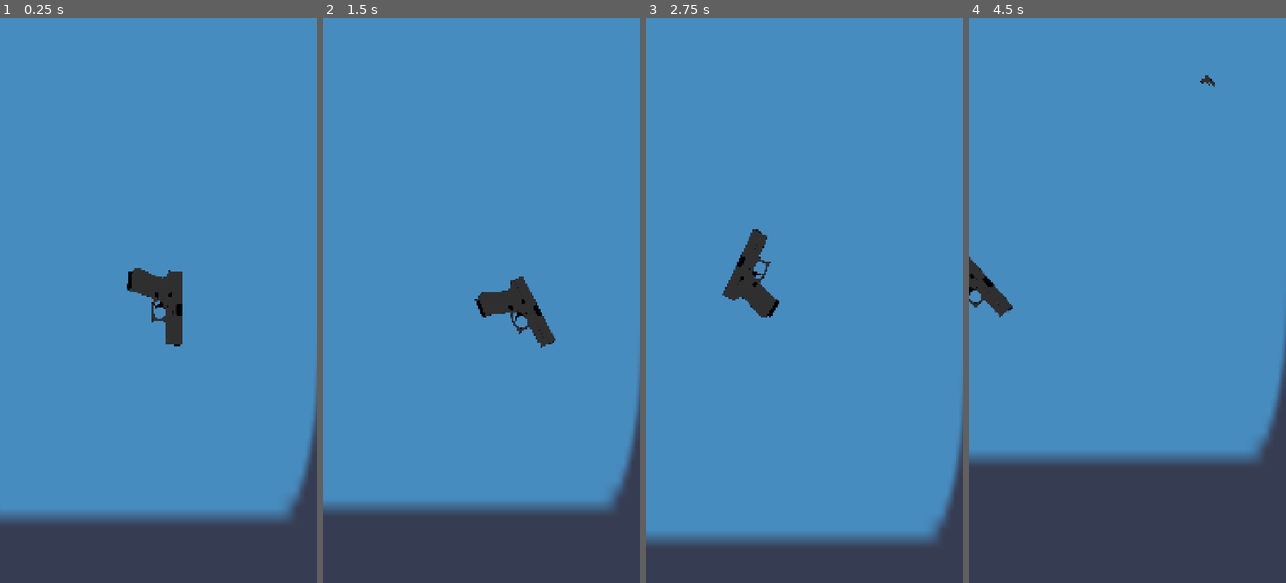
Above: before the commit, frames 1-4 (left to right).
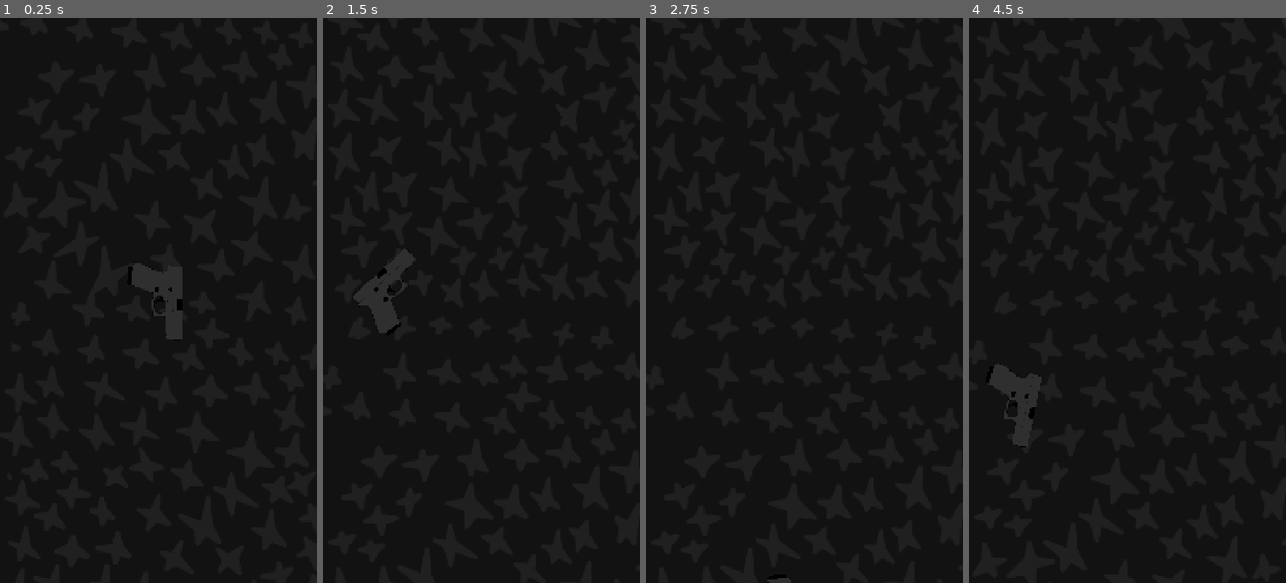
Above: after the commit, the same moments.

Repository: basic-bitch-foundation/shots_fired
Game: Godot game, scene res://main.tscn
Same seed, same stepped clock (60 frames per second), same inputs: the game is played once before the commit and once after it. The engine's default icon, where the game draws it, is replaced by a stand-in: a white triangle on a blue panel in a dark square.
Inputs (mouse positions are in pixels of both pictures, inside the frame that each line leads up to):
- Up to frame 1 (0.25 s): no input
- Up to frame 2 (1.5 s): tap Enter at 0.5 s; move the mouse to (551, 272) at 0.52 s; hold Right 0.53-1.28 s; tap Space at 0.6, 0.77, 1.07 s; click (551, 272) at 0.67 s; move the mouse to (418, 328) at 1.27 s; hold Down from 1.28 s (still down); tap Alt at 1.35 s; click (418, 328) at 1.42 s
- Up to frame 3 (2.75 s): tap Space at 1.52, 1.55, 1.82, 2.3 s; move the mouse to (836, 176) at 2.02 s; release Down at 2.03 s; hold Right from 2.03 s (still down); tap Shift at 2.1 s; click (836, 176) at 2.17 s
- Up to frame 4 (4.5 s): move the mouse to (1111, 413) at 2.77 s; release Right at 2.78 s; hold Up 2.78-3.53 s; tap Space at 2.85, 3.02, 3.32, 3.77, 3.8, 4.07 s; click (1111, 413) at 2.92 s; move the mouse to (1222, 385) at 3.52 s; hold Left from 3.53 s (still down); tap Alt at 3.6 s; click (1222, 385) at 3.67 s; move the mouse to (1032, 215) at 4.27 s; tap Shift at 4.35 s; click (1032, 215) at 4.42 s

The runs differ from the first frame. In frame 1, 99% of the frame differs, in the area x 0-100%, y 0-100%; in frame 2, 100%; in frame 3, 100%; in frame 4, 100%.

Commit message:
check desc.
Added Infine sprite background generation
Add only vertcal and upward camera following of the Gun
Add click then Game start , so gun will be still until click and it startt to play
add a screen shine effect when bullet fires
Add full screen touch support
Add a haptic feedback when fire

Diff:
--- /dev/null
+++ b/background.gd
@@ -0,0 +1,55 @@
+extends Node2D
+
+var cam: Camera2D
+var gun: RigidBody2D
+var tiles: Array = []
+var tile_h: float
+var tmpl_tex: Texture2D
+var tmpl_scale: Vector2
+var tmpl_centered: bool
+var tmpl_x: float
+
+func _ready():
+	cam = get_parent().get_node("Camera2D")
+	gun = get_parent().get_node("Gun")
+
+	var base = get_child(0)
+	if not base:
+		return
+
+	tmpl_tex = base.texture
+	tmpl_scale = base.scale
+	tmpl_centered = base.centered
+	tmpl_x = base.global_position.x
+	tile_h = tmpl_tex.get_height() * tmpl_scale.y
+	tiles.append(base)
+
+func _process(_delta):
+	if not gun or tiles.size() == 0:
+		return
+
+	var top = tiles[0]
+	for t in tiles:
+		if is_instance_valid(t) and t.global_position.y < top.global_position.y:
+			top = t
+
+	if gun.global_position.y < top.global_position.y + tile_h * 0.5:
+		var spr = Sprite2D.new()
+		spr.texture = tmpl_tex
+		spr.scale = tmpl_scale
+		spr.centered = tmpl_centered
+		spr.global_position.x = tmpl_x
+		spr.global_position.y = top.global_position.y - tile_h + 90
+
+		add_child(spr)
+		tiles.append(spr)
+
+	var cull_y = cam.global_position.y + tile_h * 3
+	var cleanup = []
+	for t in tiles:
+		if is_instance_valid(t) and t.global_position.y > cull_y:
+			cleanup.append(t)
+
+	for t in cleanup:
+		tiles.erase(t)
+		t.queue_free()
--- a/camera_2d.gd
+++ b/camera_2d.gd
@@ -1,34 +1,48 @@
 extends Camera2D
 
-@export var zoomlvl := 0.1
+@export var zm := 0.1
 
-var startx: float
+var start_x: float
+var active := false
+var top_y: float = 0.0
+
+func deathline() -> float:
+	return global_position.y + (get_viewport().get_visible_rect().size.y / zm) * 0.5
+
+func screenbnds() -> Dictionary:
+	var sz = get_viewport().get_visible_rect().size / zm
+	var half_w = sz.x * 0.5
+	var half_h = sz.y * 0.5
+
+	return {
+		"left": global_position.x - half_w,
+		"right": global_position.x + half_w,
+		"top": global_position.y - half_h,
+		"bottom": global_position.y + half_h,
+		"death_y": deathline()
+	}
 
 func _ready():
 	enabled = true
 	make_current()
-	zoom = Vector2(zoomlvl, zoomlvl)
+	zoom = Vector2(zm, zm)
 	position_smoothing_enabled = false
 
-	global_position = get_parent().get_node("Gun").global_position
-	startx = global_position.x
+	var g = get_parent().get_node("Gun")
+	global_position = g.global_position
+	start_x = global_position.x
+	top_y = global_position.y
+
+	g.game_start.connect(func(): active = true)
 
 func _process(_delta):
-	var g = get_parent().get_node("Gun")
-	global_position.y = lerp(global_position.y, g.global_position.y, 10.0 * _delta)
-	global_position.x = startx
+	if not active:
+		return
 
-func deathline() -> float:
-	var vh = (get_viewport().get_visible_rect().size.y / zoomlvl) / 2
-	return global_position.y + vh
+	var gy = get_parent().get_node("Gun").global_position.y
 
-func screenbnds() -> Dictionary:
-	var vsz = get_viewport().get_visible_rect().size / zoomlvl
+	if gy < top_y:
+		top_y = gy
+		global_position.y += (gy - global_position.y) * 10.0 * _delta
 
-	return {
-		"left": global_position.x - vsz.x / 2,
-		"right": global_position.x + vsz.x / 2,
-		"top": global_position.y - vsz.y / 2,
-		"bottom": global_position.y + vsz.y / 2,
-		"death_y": deathline()
-	}
+	global_position.x = start_x
--- /dev/null
+++ b/canvas_layer.gd
@@ -0,0 +1,32 @@
+extends CanvasLayer
+
+@onready var  flash_rect
+var gun
+
+func _ready():
+
+	flash_rect = $Flash
+
+
+
+
+
+
+
+	gun = get_parent().get_node("Gun")
+	if gun:
+		gun.ammo_upd.connect(_on_gun_fire)
+
+
+func _on_gun_fire(_ammo):
+	if not flash_rect:
+		return
+
+
+	flash_rect.visible = true
+	flash_rect.modulate.a = 1.0
+
+
+	var tween = create_tween()
+	tween.tween_property(flash_rect, "modulate:a", 0.0, 0.35)
+	tween.tween_callback(func(): flash_rect.visible = false)
--- a/gun.gd
+++ b/gun.gd
@@ -2,37 +2,64 @@
 class_name Gun
 
 @onready var ray = $FireDirection
-@onready var spr = $Sprite2D
+@onready var spr
+@export var grav := 16200.0
+@export var kick := 270000.0
+@export var spd_cap := 21000.0
+@export var rot_cap := 600.0
+@export_range(0.0, 1.0) var hbias := 0.9
+@export var cd := 200
+@export var ammo_max := 10
 
+var clip := 10
+var last_t := 0
+var started := false
+var wrap_x := [0.0, 0.0]
+var death_line := 0.0
+var scrn_w := 0.0
 var clone_l
 var clone_r
-var wrap_l := 0.0
-var wrap_r := 0.0
-var death_y := 0.0
-var scrn_w := 0.0
-
-@export var grav := 81000.0/6
-@export var recoil := 180000.0*1.5
-@export var maxspd := 14000.0*1.5
-@export var maxrot := 400.0*1.5
-@export_range(0.0, 1.0) var hbias := 0.9
-@export var cooldown := 200
-@export var maxammo := 100
-
-var ammo := 100
-var lastfire := 0
 
 signal died
 signal ammo_upd
+signal game_start
+
+func bounds(l: float, r: float, _t: float, b: float):
+	wrap_x = [l, r]
+	death_line = b
+	scrn_w = r - l
+
+func addammo(n: int):
+	clip = min(clip + n, ammo_max)
+	ammo_upd.emit(clip)
+
+func _input(event):
+	var trig = false
+
+	if event is InputEventScreenTouch and event.pressed:
+		trig = true
+	elif event is InputEventMouseButton and event.pressed and event.button_index == MOUSE_BUTTON_LEFT:
+		trig = true
+	elif event is InputEventKey and event.pressed and event.keycode == KEY_SPACE:
+		trig = true
+
+	if trig:
+		if not started:
+			started = true
+			freeze = false
+			game_start.emit()
+		shoot()
 
 func _ready():
-	ammo = maxammo
+	clip = ammo_max
 	gravity_scale = 0.0
 	linear_velocity = Vector2.ZERO
 	angular_velocity = 0.0
+	freeze = true
 
 	if spr:
 		spr.texture_filter = CanvasItem.TEXTURE_FILTER_LINEAR
+
 		clone_l = Sprite2D.new()
 		clone_l.texture = spr.texture
 		clone_l.texture_filter = CanvasItem.TEXTURE_FILTER_LINEAR
@@ -45,78 +72,59 @@
 		clone_r.visible = false
 		add_child(clone_r)
 
-func _input(event):
-	if event is InputEventKey and event.pressed and event.keycode == KEY_SPACE:
-		fire()
-	if event is InputEventMouseButton and event.pressed and event.button_index == MOUSE_BUTTON_LEFT:
-		fire()
-
-func fire():
-	var t = Time.get_ticks_msec()
-	if t - lastfire < cooldown or ammo <= 0:
+func shoot():
+	if not started:
 		return
 
-	ammo -= 1
-	lastfire = t
-	ammo_upd.emit(ammo)
+	var t = Time.get_ticks_msec()
+	if t - last_t < cd or clip <= 0:
+		return
 
-	var tip = ray.position
-	var trig = ray.target_position
-	var dlocal = (tip - trig).normalized()
-	var dglobal = global_transform.basis_xform(dlocal).normalized()
+	clip -= 1
+	last_t = t
+	ammo_upd.emit(clip)
 
-	var ang = dglobal.angle()
-	var hfac = abs(cos(ang))
-	var fmul = lerp(1.0, hfac, hbias)
-	var fscale = recoil * fmul
+	if OS.has_feature("mobile"):
+		Input.vibrate_handheld(50)
 
-	var rdir = -dglobal
-	apply_impulse(rdir * fscale, tip)
+	var dir_local = (ray.position - ray.target_position).normalized()
+	var dir_world = global_transform.basis_xform(dir_local).normalized()
+	var force = kick * lerp(1.0, abs(cos(dir_world.angle())), hbias)
+
+	apply_impulse(-dir_world * force, ray.position)
 
 func _physics_process(_delta):
+	if not started:
+		return
+
 	apply_central_force(Vector2.DOWN * grav * mass)
 
-	if linear_velocity.length() > maxspd:
-		linear_velocity = linear_velocity.normalized() * maxspd
+	var spd = linear_velocity.length()
+	if spd > spd_cap:
+		linear_velocity = linear_velocity * (spd_cap / spd)
 
-	var maxang = deg_to_rad(maxrot)
-	angular_velocity = clamp(angular_velocity, -maxang, maxang)
+	angular_velocity = clamp(angular_velocity, -deg_to_rad(rot_cap), deg_to_rad(rot_cap))
 
 	var px = global_position.x
-	if px < wrap_l:
-		global_position.x = wrap_r
-	elif px > wrap_r:
-		global_position.x = wrap_l
+	if px < wrap_x[0]:
+		global_position.x = wrap_x[1]
+	elif px > wrap_x[1]:
+		global_position.x = wrap_x[0]
 
 	if clone_l and clone_r:
-		if px < wrap_l + 200:
-			clone_l.visible = true
-			clone_l.position.x = scrn_w
-			clone_l.position.y = 0
+		var edge_zone = 200
+		clone_l.visible = px < wrap_x[0] + edge_zone
+		clone_r.visible = px > wrap_x[1] - edge_zone
+
+		if clone_l.visible:
+			clone_l.position = Vector2(scrn_w, 0)
 			clone_l.rotation = spr.rotation
-		else:
-			clone_l.visible = false
+		if clone_r.visible:
+			clone_r.position = Vector2(-scrn_w, 0)
+			clone_r.rotation = spr.rotation
 
-		if px > wrap_r - 200:
-			clone_r.visible = true
-			clone_r.position.x = -scrn_w
-			clone_r.position.y = 0
-			clone_r.rotation = spr.rotation
-		else:
-			clone_r.visible = false
-
-	if global_position.y > death_y:
+	if global_position.y > death_line:
 		died.emit()
 
-func bounds(l: float, r: float, _t: float, b: float):
-	wrap_l = l
-	wrap_r = r
-	death_y = b
-	scrn_w = r - l
-
-func addammo(amt: int):
-	ammo = min(ammo + amt, maxammo)
-	ammo_upd.emit(ammo)
-
 func getammo() -> int:
-	return ammo
+	return clip
--- a/main.gd
+++ b/main.gd
@@ -1,8 +1,12 @@
 extends Node2D
 
-@onready var cam: Camera2D = $Camera2D
-@onready var gun: RigidBody2D = $Gun
-@onready var spawn: Marker2D = $GunSpawn
+@onready var cam = $Camera2D
+@onready var gun = $Gun
+@onready var spawn = $GunSpawn
+
+func respawn():
+	await get_tree().create_timer(0.5).timeout
+	get_tree().reload_current_scene()
 
 func _ready():
 	gun.global_position = spawn.global_position
@@ -13,8 +17,4 @@
 	gun.died.connect(respawn)
 
 func _process(_delta):
-	gun.death_y = cam.deathline()
-
-func respawn():
-	await get_tree().create_timer(0.5).timeout
-	get_tree().reload_current_scene()
+	gun.death_line = cam.deathline()
--- a/main.tscn
+++ b/main.tscn
@@ -1,12 +1,22 @@
-[gd_scene load_steps=5 format=3 uid="uid://b0abaaw0rjixx"]
+[gd_scene load_steps=7 format=3 uid="uid://b0abaaw0rjixx"]
 
 [ext_resource type="Script" uid="uid://dlwqq2wofrv8c" path="res://main.gd" id="1_ig7tw"]
 [ext_resource type="PackedScene" uid="uid://d4nh8dpq6ktdl" path="res://guntscn.tscn" id="2_0xm2m"]
 [ext_resource type="Script" uid="uid://b2i6iydxuqc2d" path="res://camera_2d.gd" id="2_1bvp3"]
-[ext_resource type="Texture2D" uid="uid://cyne6vd6elyy0" path="res://icon.svg" id="2_h2yge"]
+[ext_resource type="Script" uid="uid://c2yavlrn1rxhi" path="res://background.gd" id="2_lquwl"]
+[ext_resource type="Texture2D" uid="uid://ca0ckdx3f64x2" path="res://aasset image/bg.png" id="4_1bvp3"]
+[ext_resource type="Script" uid="uid://ca5r5dyephr0p" path="res://canvas_layer.gd" id="5_7mycd"]
 
 [node name="Main" type="Node2D"]
 script = ExtResource("1_ig7tw")
+
+[node name="Background" type="Node2D" parent="."]
+script = ExtResource("2_lquwl")
+
+[node name="BG1" type="Sprite2D" parent="Background"]
+position = Vector2(219.00002, 2050)
+scale = Vector2(28.52743, 27.233826)
+texture = ExtResource("4_1bvp3")
 
 [node name="Camera2D" type="Camera2D" parent="."]
 z_index = 1
@@ -21,11 +31,17 @@
 [node name="Gun" parent="." instance=ExtResource("2_0xm2m")]
 position = Vector2(2, 20)
 
-[node name="BG" type="Sprite2D" parent="."]
-z_index = -1
-position = Vector2(-641, -19201)
-scale = Vector2(139.23438, 609.0161)
-texture = ExtResource("2_h2yge")
-
 [node name="GunSpawn" type="Marker2D" parent="."]
 position = Vector2(9, 13)
+
+[node name="FlashEffect" type="CanvasLayer" parent="."]
+script = ExtResource("5_7mycd")
+
+[node name="Flash" type="ColorRect" parent="FlashEffect"]
+visible = false
+offset_left = -6081.0
+offset_top = -13563.0
+offset_right = 6650.0
+offset_bottom = 17923.0
+mouse_filter = 2
+color = Color(1, 1, 1, 0.14117648)
--- a/project.godot
+++ b/project.godot
@@ -40,3 +40,5 @@
 
 renderer/rendering_method="gl_compatibility"
 renderer/rendering_method.mobile="gl_compatibility"
+textures/vram_compression/import_s3tc_bptc=true
+textures/vram_compression/import_etc2_astc=true
Binary file added: aasset image/bg.png
Not shown, added: aasset image/bg.png.import
Not shown, added: background.gd.uid
Not shown, added: canvas_layer.gd.uid
